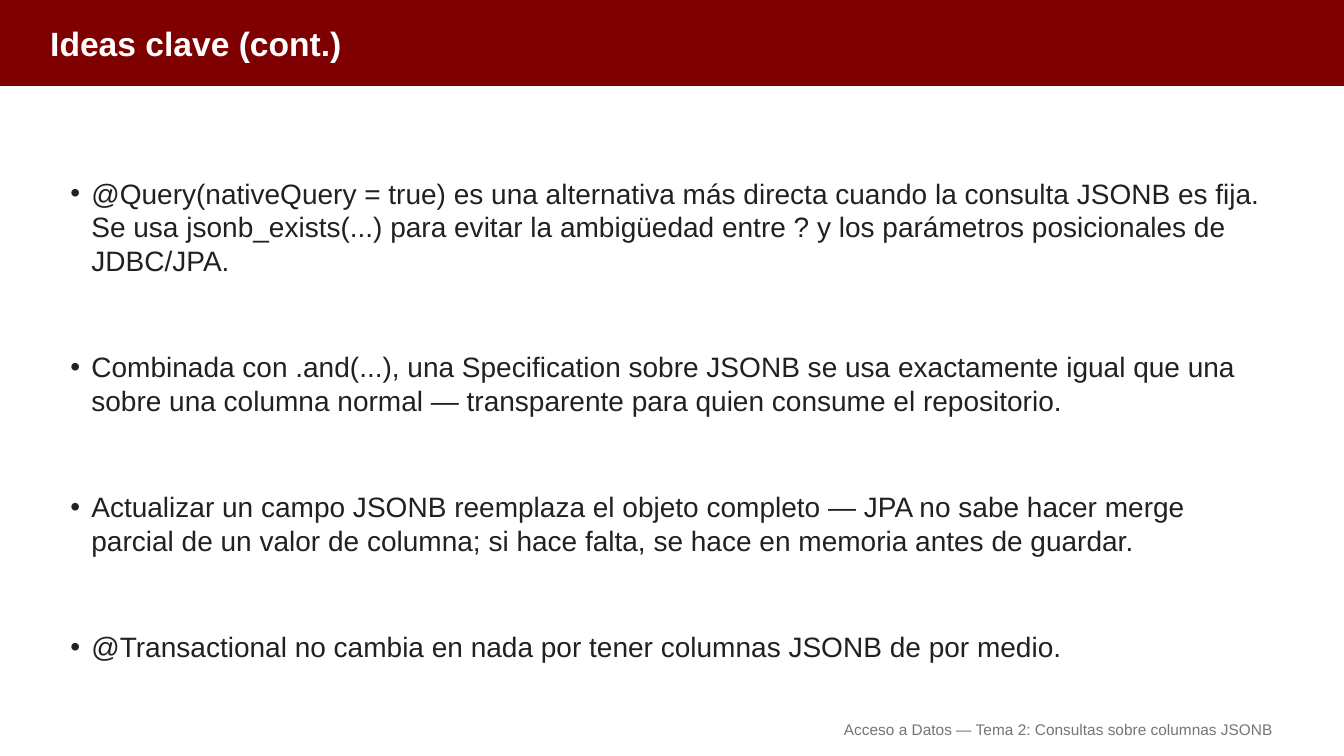
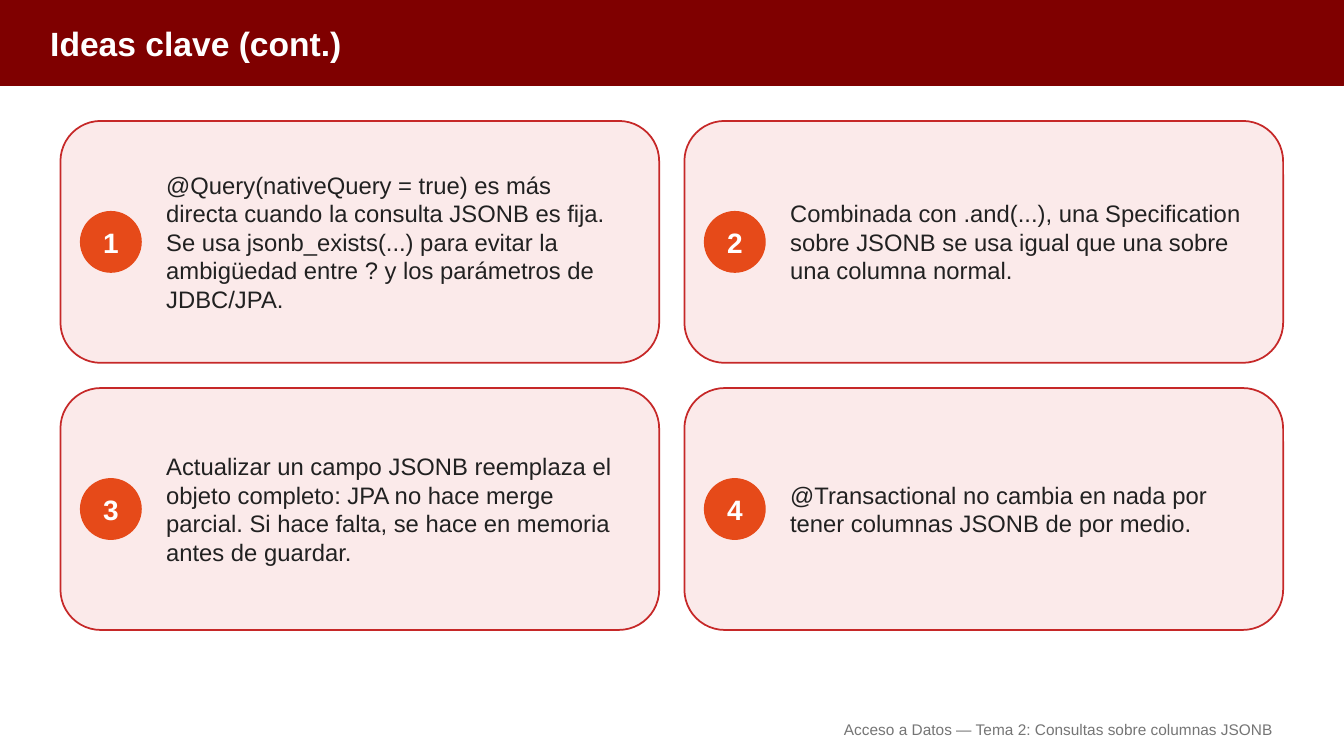
Before and after one commit to aitorventura/acceso-a-datos, a slide deck: slide 17 of docs/tema2/diapositivas/consultas-jsonb.pptx (slide 21 before the commit). Drawn at 1344x756 pixels with LibreOffice and Linux fonts; fonts in the diff are those of the drawing. Boxes give left, top, right and bottom in pixels: in the first picture for what was removed or moved away, otherwise in the second. Text is boxed around its words. In the diff, an @@ line names an element or a change of style, - is before the commit and + after.

Commit message:
Tema 2 de AD: infografías en los tres apartados y diapositivas regeneradas
Añade 14 infografías en docs/tema2/img, las inserta en persistencia-objetos-jsonb, consultas-jsonb y bd-orientadas-a-objetos, y regenera sus diapositivas (pptx y pdf), fusionando las que solo tenían un párrafo.

```diff
--- a/docs/tema2/diapositivas/consultas-jsonb.pptx
+++ b/docs/tema2/diapositivas/consultas-jsonb.pptx
@@ rounded rectangle added at (60,121,659,363), fill #FBEAEA, outline #C62828 1.25 pt @@
@@ rounded rectangle added at (685,121,1284,363), fill #FBEAEA, outline #C62828 1.25 pt @@
@@ text added at (166,176,604,309), 17 pt, text #212121 @@
+@Query(nativeQuery = true) es más directa cuando la consulta JSONB es fija. Se usa jsonb_exists(...) para evitar la ambigüedad entre ? y los parámetros de JDBC/JPA.
@@ text removed at (91,183,1259,663) @@
-• @Query(nativeQuery = true) es una alternativa más directa cuando la consulta JSONB es fija. Se usa jsonb_exists(...) para evitar la ambigüedad entre ? y los parámetros posicionales de JDBC/JPA.
-• Combinada con .and(...), una Specification sobre JSONB se usa exactamente igual que una sobre una columna normal — transparente para quien consume el repositorio.
-• Actualizar un campo JSONB reemplaza el objeto completo — JPA no sabe hacer merge parcial de un valor de columna; si hace falta, se hace en memoria antes de guardar.
-• @Transactional no cambia en nada por tener columnas JSONB de por medio.
@@ text added at (790,204,1240,280), 17 pt, text #212121 @@
+Combinada con .and(...), una Specification sobre JSONB se usa igual que una sobre una columna normal.
@@ ellipse added at (81,212,141,272), fill #E64A19, outline #E64A19 1 pt @@
@@ text added at (103,233,119,253), 20 pt, text #FFFFFF, bold @@
+1
@@ ellipse added at (705,212,765,272), fill #E64A19, outline #E64A19 1 pt @@
@@ text added at (727,233,743,253), 20 pt, text #FFFFFF, bold @@
+2
@@ rounded rectangle added at (60,388,659,630), fill #FBEAEA, outline #C62828 1.25 pt @@
@@ rounded rectangle added at (685,388,1284,630), fill #FBEAEA, outline #C62828 1.25 pt @@
@@ ellipse added at (81,479,141,539), fill #E64A19, outline #E64A19 1 pt @@
@@ text added at (166,457,612,566), 17 pt, text #212121 @@
+Actualizar un campo JSONB reemplaza el objeto completo: JPA no hace merge parcial. Si hace falta, se hace en memoria antes de guardar.
@@ ellipse added at (705,479,765,539), fill #E64A19, outline #E64A19 1 pt @@
@@ text added at (103,500,119,521), 20 pt, text #FFFFFF, bold @@
+3
@@ text added at (727,500,743,520), 20 pt, text #FFFFFF, bold @@
+4
@@ text added at (790,486,1206,537), 17 pt, text #212121 @@
+@Transactional no cambia en nada por tener columnas JSONB de por medio.
```
Also in this commit, not shown: 10 other slides changed, 4 slides removed, 22 other files.
